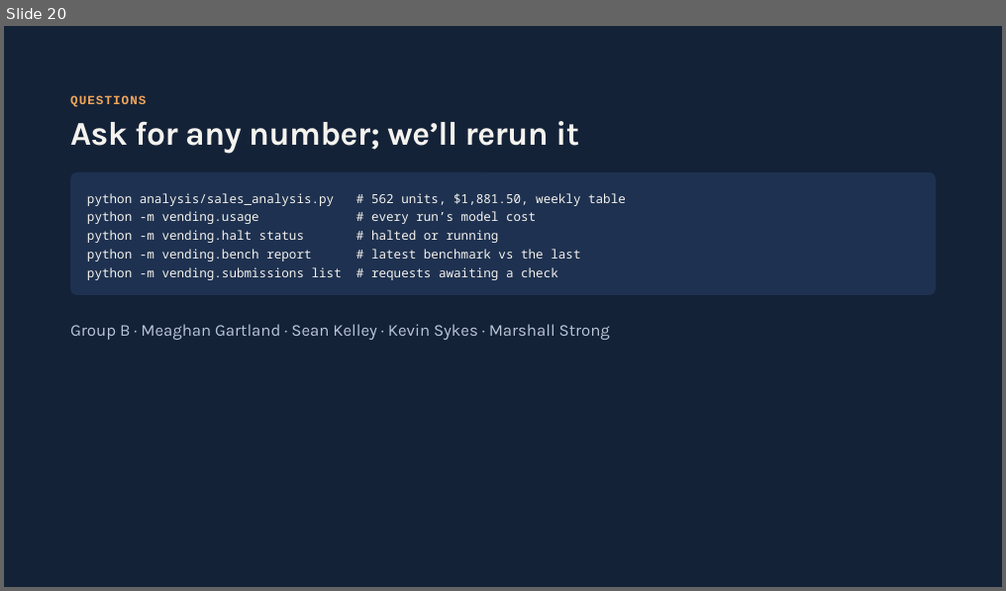
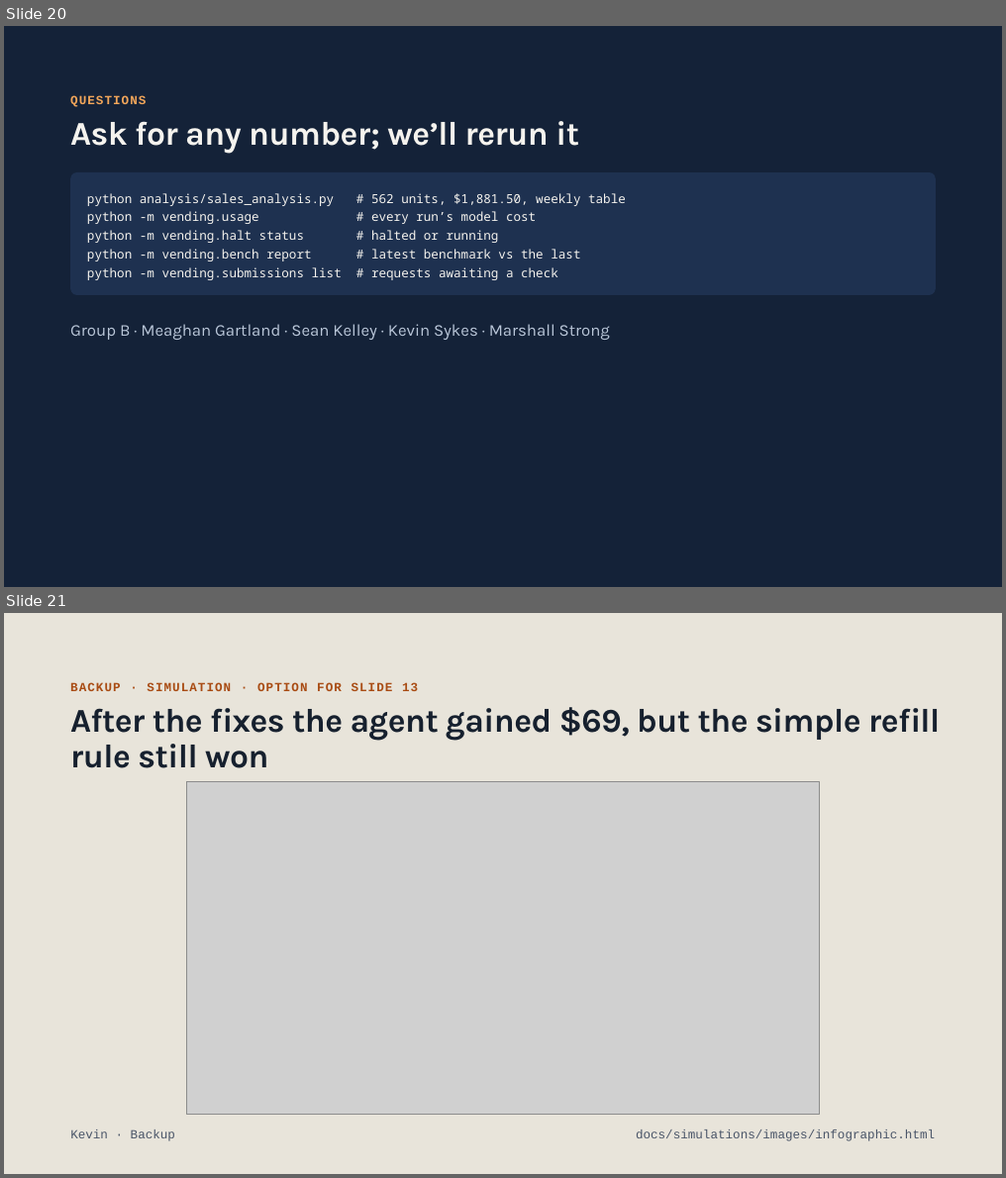
Before and after one commit to marshall-strong/agentic-vending, a slide deck: docs/presentation/group-b-final-presentation.pptx. Shown one above the other, each under a label of ours: slide 20 before the commit, slides 20 and 21 after it. The pictures are 1006x591 and 1006x1178 pixels, drawn with LibreOffice and Linux fonts; fonts in the diff are those of the drawing; grey boxes stand for pictures. Boxes give left, top, right and bottom in pixels: in the first picture for what was removed or moved away, otherwise in the second. Text is boxed around its words. In the diff, an @@ line names an element or a change of style, - is before the commit and + after.

```diff
--- a/docs/presentation/group-b-final-presentation.pptx
+++ b/docs/presentation/group-b-final-presentation.pptx
@@ slide 21 added at box(4, 613, 1002, 1174), background #E8E4DA @@
@@ text added at box(70, 682, 418, 691), 12 pt, text #A94C14, bold @@
+BACKUP · SIMULATION · OPTION FOR SLIDE 13
@@ title added at box(70, 707, 940, 768), 32 pt, text #16202E, bold @@
+After the fixes the agent gained $69, but the simple refill rule still won
@@ picture added at box(187, 781, 820, 1115) @@
@@ text added at box(70, 1130, 175, 1142), 12 pt, text #4A5568 @@
+Kevin · Backup
@@ text added at box(636, 1130, 935, 1142), 12 pt, text #4A5568 @@
+docs/simulations/images/infographic.html
```
Also in this commit, not shown: 1 other slide added.
